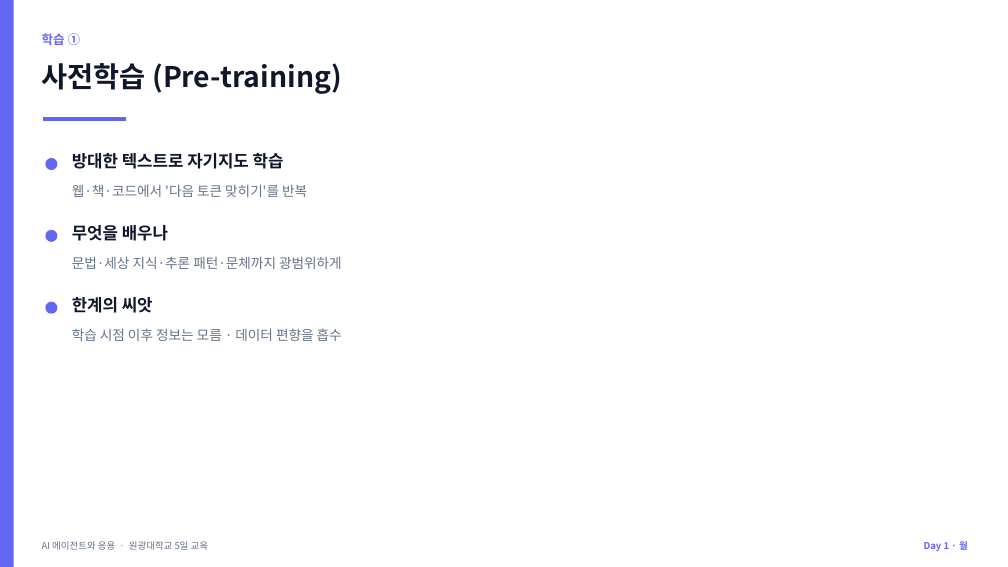
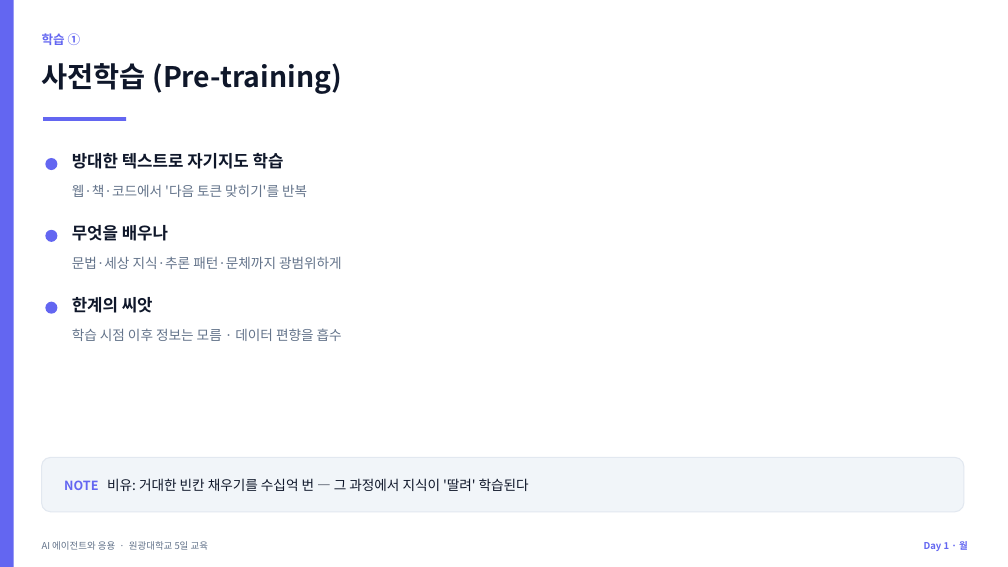
Before and after one commit to jyshin-22/wku-ai-agent-program, a slide deck: slide 8 of slides/day1.pptx. Drawn at 1008x567 pixels with LibreOffice and Linux fonts; fonts in the diff are those of the drawing. Boxes give left, top, right and bottom in pixels: in the first picture for what was removed or moved away, otherwise in the second. Text is boxed around its words. In the diff, an @@ line names an element or a change of style, - is before the commit and + after.

```diff
--- a/slides/day1.pptx
+++ b/slides/day1.pptx
@@ rounded rectangle added at bbox=[42, 457, 964, 512], fill #F1F5F9, outline #E2E8F0 1 pt @@
@@ text added at bbox=[64, 478, 529, 491], 13 pt, text #0F172A @@
+NOTE 비유: 거대한 빈칸 채우기를 수십억 번 — 그 과정에서 지식이 '딸려' 학습된다
```
Also in this commit, not shown: 5 other slides changed, 9 other files.
